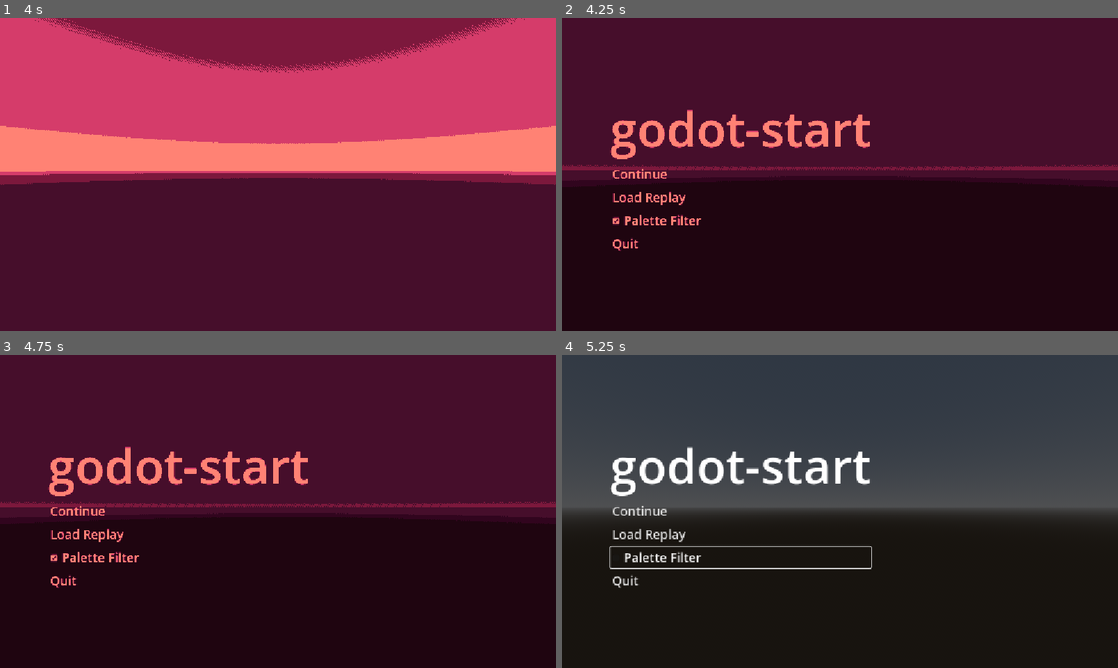
Above: before the commit, frames 1-4 (two rows, left to right).
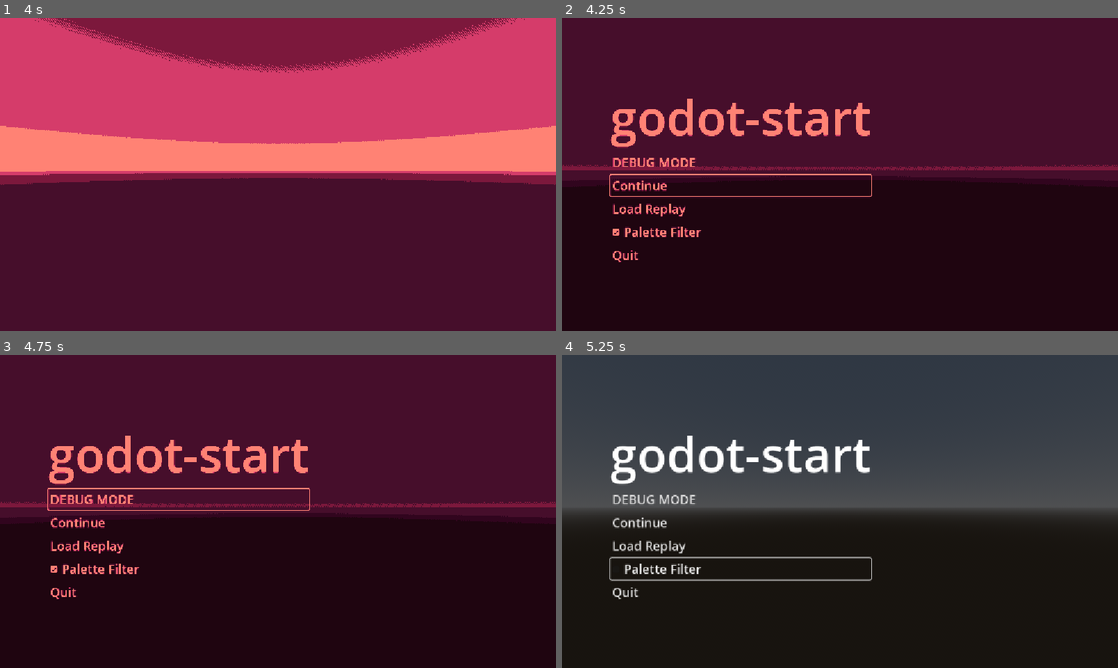
Above: after the commit, the same moments.

Repository: krscott/godot-start
Game: Godot game, scene res://scenes/levels/level_start.tscn
Two runs of this game, one before a commit and one after it. Both use one fixed random seed, a clock stepped at 60 frames per second and the inputs below. The engine's default icon, where the game draws it, is replaced by a stand-in: a white triangle on a blue panel in a dark square.
Inputs (mouse positions are in pixels of both pictures, inside the frame that each line leads up to):
- Up to frame 1 (4 s): move the mouse to (305, 174) at 0.52 s; hold Ctrl (crouch) 0.53-1.28 s; hold W (move_forward) from 0.53 s (still down); tap Space (jump) at 0.77, 1.52, 2.75, 3.02, 3.77 s; move the mouse to (250, 174) at 1.27 s; tap Shift (sprint) at 1.35, 2.85 s; tap Enter at 2, 3.5 s; move the mouse to (289, 168) at 2.02 s; hold Ctrl (crouch) 2.03-2.78 s; move the mouse to (272, 180) at 2.77 s; move the mouse to (316, 177) at 3.52 s; hold Ctrl (crouch) from 3.53 s (still down)
- Up to frame 2 (4.25 s): keep holding W (move_forward); keep holding Ctrl (crouch); tap Escape (ui_cancel) at 4.15 s
- Up to frame 3 (4.75 s): release W (move_forward) at 4.25 s; release Ctrl (crouch) at 4.25 s; click (177, 498) at 4.25 s, where only the run after the commit has a clickable "DEBUG MODE"
- Up to frame 4 (5.25 s): click "Palette Filter" at 5 s

Frame 1 is identical in both runs. In frame 2, 4.9% of the frame differs, in the area x 8-56%, y 25-78%; in frame 3, 4.9%; in frame 4, 5.3%.

Commit message:
Add menu focus and debug_only options

Diff:
--- a/project/scenes/game_state.gd
+++ b/project/scenes/game_state.gd
@@ -186,10 +186,17 @@
 	palette_filter.visible = on
 
 
+func _quack() -> void:
+	print("QUACK!")
+
+
 func _build_menu() -> void:
 	menu.build([
+		Menu.button("DEBUG MODE", _quack)
+			.debug_only(),
 		Menu.button("Continue", _unpause)
-			.action("ui_cancel"),
+			.action("ui_cancel")
+			.focus(),
 		Menu.button("Load Replay", _replay_open_dialog),
 		Menu.checkbox("Palette Filter", _toggle_palette_filter)
 			.toggled(palette_filter.visible),
--- a/project/scenes/ui/menu.gd
+++ b/project/scenes/ui/menu.gd
@@ -12,13 +12,24 @@
 	var _callback: Callable
 	var _action: StringName = &""
 	var _button_pressed: bool = false
+	var _focus: bool = false
+	var _hidden: bool = false
 
 	func action(action_: StringName) -> Spec:
 		_action = action_
 		return self
 
+	func focus(value: bool = true) -> Spec:
+		_focus = value
+		return self
+
 	func toggled(value: bool = true) -> Spec:
 		_button_pressed = value
+		return self
+
+	func debug_only() -> Spec:
+		if not OS.is_debug_build():
+			_hidden = true
 		return self
 
 static func button(text: String, callback: Callable) -> Spec:
@@ -45,6 +56,8 @@
 
 var _spec: Array[Spec] = []
 var _was_visible_last_frame := false
+var _initial_focus: Control = null
+
 
 func _ready() -> void:
 	assert(title_label)
@@ -53,6 +66,8 @@
 	hide()
 	for k: SpecKind in _templates:
 		_get_template(k).hide()
+
+	util.aok(visibility_changed.connect(_on_visibility_changed))
 
 
 func _process(_delta: float) -> void:
@@ -64,15 +79,23 @@
 	_was_visible_last_frame = visible
 
 
+func _on_visibility_changed() -> void:
+	if visible:
+		assert(_initial_focus, "No node is set to initial focus")
+		_initial_focus.grab_focus()
+
+
 func _get_template(kind: SpecKind) -> Control:
 	assert(_templates.has(kind), str("Missing template for kind: ", kind))
 	return _templates[kind]
 
 
-func _dupe_template(kind: SpecKind) -> Node:
-	var new_node: Control = _get_template(kind).duplicate()
+func _create_item(x: Spec) -> Node:
+	var new_node: Control = _get_template(x._kind).duplicate()
 	_items_container.add_child(new_node)
 	new_node.show()
+	if x._focus or _initial_focus == null:
+		_initial_focus = new_node
 	return new_node
 
 
@@ -80,19 +103,21 @@
 	assert(_spec.size() == 0, "TODO: clear old spec")
 
 	for x in spec:
-		var k := x._kind
-		match k:
+		if x._hidden:
+			continue
+
+		match x._kind:
 			SpecKind.BUTTON:
-				var button_ := _dupe_template(k) as Button
+				var button_ := _create_item(x) as Button
 				button_.text = x._text
 				util.aok(button_.pressed.connect(x._callback))
 			SpecKind.CHECKBOX:
-				var checkbox_ := _dupe_template(k) as CheckBox
+				var checkbox_ := _create_item(x) as CheckBox
 				checkbox_.text = x._text
 				checkbox_.button_pressed = x._button_pressed
 				print("Initial button_pressed: ", checkbox_.button_pressed)
 				util.aok(checkbox_.toggled.connect(x._callback))
 			_:
-				assert(false, str("KIND NOT IMPLEMENTED: ", k))
+				assert(false, str("KIND NOT IMPLEMENTED: ", x._kind))
 
 	_spec = spec
